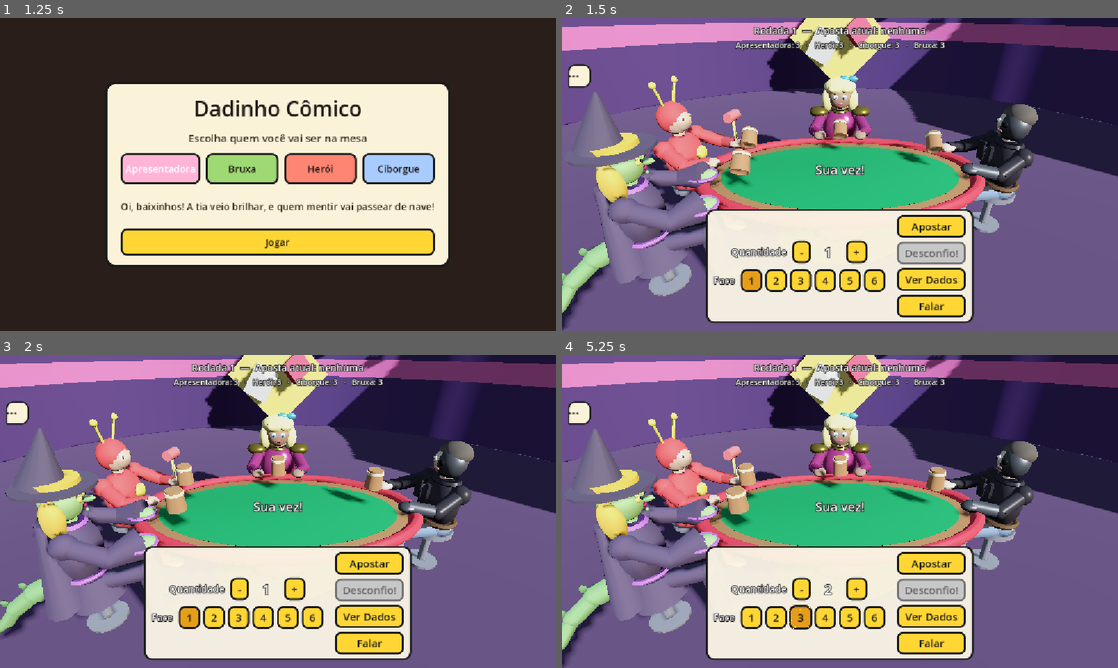
Above: before the commit, frames 1-4 (two rows, left to right).
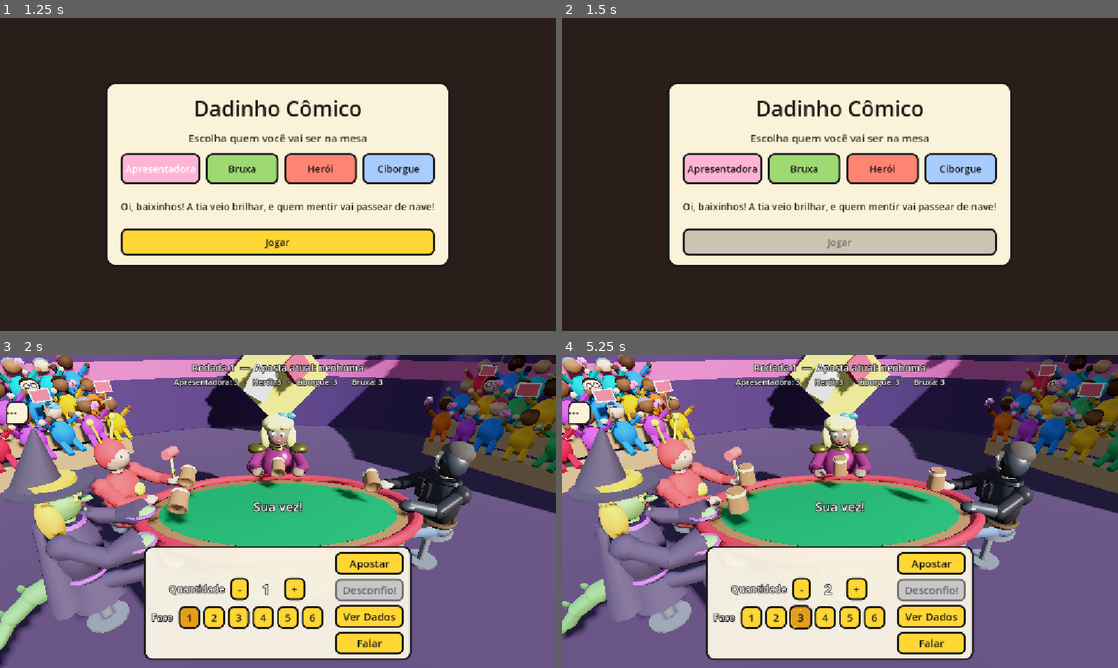
Above: after the commit, the same moments.

Repository: thiegoabcsampaio/DadinhoComico
Game: Godot game, scene res://Scenes/Menu.tscn
Two runs of this game, one before a commit and one after it. Both use one fixed random seed, a clock stepped at 60 frames per second and the inputs below.
Inputs:
- Up to frame 1 (1.25 s): click "Apresentadora" at 0.5 s
- Up to frame 2 (1.5 s): click "Jogar" at 1.25 s
- Up to frame 3 (2 s): no input
- Up to frame 4 (5.25 s): click "-" at 2 s; click "+" at 2.75 s; click "1" at 3.5 s; click "2" at 4.25 s; click "3" at 5 s

Frame 1 is identical in both runs. In frame 2, 94% of the frame differs, in the area x 0-100%, y 0-100%; in frame 3, 16%; in frame 4, 15%.

Commit message:
feat: etapa 7 (Opus) - plateia viva, reacoes e trilha do menu
- Scripts/PlateiaController.gd + Scenes/Plateia.tscn: duas arquibancadas
  ladeando a mesa com 42 espectadores clonados de um unico .glb. A
  diversidade e por codigo: tom de pele (7 tons), roupa, cabelo, acessorio
  (plaquinha, frufru, oculos, bone ou nenhum), escala e giro leve, cada um
  com o material duplicado por instancia
- Animacoes em loop com fase e velocidade proprias, para a plateia nunca
  bater palma em bloco
- Reacoes ligadas ao GameManager: murmurio na aposta, silencio no
  Desconfio, aplauso na revelacao, festa no castigo e no fim de jogo
- Menu toca Tema_Menu.wav em loop (volume abaixo dos SFX) e faz fade ao
  entrar na partida
- tools/Screenshot: modo "fps" (sem vsync) para medir o custo da cena
- Medido: 111 FPS medios a 1280x720 e a 1600x900 (Intel UHD, GL
  Compatibility); a queda so aparece no carregamento inicial
- Etapa 7 marcada como concluida no blueprint; plateia documentada no bible

Co-Authored-By: Claude Opus 5 <noreply@anthropic.com>
Claude-Session: https://claude.ai/code/session_01KrJF875Dizs3zvuj1SFffF

Diff:
--- a/Scenes/Main.tscn
+++ b/Scenes/Main.tscn
@@ -20,6 +20,7 @@
 [ext_resource type="Script" path="res://Scripts/PunishmentSystem.gd" id="10_castigos"]
 [ext_resource type="Script" path="res://Scripts/EfeitoTela.gd" id="11_efeitos"]
 [ext_resource type="PackedScene" path="res://Assets/Models/Estudio.glb" id="12_estudio"]
+[ext_resource type="PackedScene" path="res://Scenes/Plateia.tscn" id="13_plateia"]
 
 [sub_resource type="ProceduralSkyMaterial" id="SkyMaterial_studio"]
 
@@ -65,6 +66,8 @@
 
 [node name="Estudio" parent="." instance=ExtResource("12_estudio")]
 
+[node name="Plateia" parent="." instance=ExtResource("13_plateia")]
+
 [node name="Mesa" parent="." instance=ExtResource("4_mesa")]
 
 [node name="Assentos" type="Node3D" parent="."]
--- /dev/null
+++ b/Scenes/Plateia.tscn
@@ -0,0 +1,10 @@
+[gd_scene load_steps=2 format=3]
+
+; Plateia do auditório (Etapa 7). PlateiaController monta as arquibancadas
+; e os espectadores por código: a diversidade (pele, roupa, cabelo,
+; acessório e fase da animação) é sorteada por instância.
+
+[ext_resource type="Script" path="res://Scripts/PlateiaController.gd" id="1_plateia"]
+
+[node name="Plateia" type="Node3D"]
+script = ExtResource("1_plateia")
--- a/Scripts/Main.gd
+++ b/Scripts/Main.gd
@@ -41,6 +41,7 @@
 @onready var mesa: MesaController = $Mesa
 @onready var castigos: PunishmentSystem = $Castigos
 @onready var efeitos: EfeitoTela = $Efeitos
+@onready var plateia: PlateiaController = $Plateia
 @onready var ambiente: WorldEnvironment = $WorldEnvironment
 ## Onde o balão do narrador (revelação) se prende: o centro da mesa.
 @onready var marcador_narrador: Marker3D = $MarcadorNarrador
@@ -76,6 +77,7 @@
 	jogo.iniciar_jogo(ids, DiceSystem.DADOS_INICIAIS, semente, nomes)
 
 	efeitos.configurar(camera, ambiente.environment)
+	plateia.acompanhar(jogo)
 
 	var ancoras := {}
 	for id in ids:
--- a/Scripts/Menu.gd
+++ b/Scripts/Menu.gd
@@ -7,6 +7,12 @@
 ## (cartões, retrato, animação); a estrutura e os textos já estão aqui.
 
 const CENA_JOGO := "res://Scenes/Main.tscn"
+## Trilha do menu (Assets/Audio/Music). O loop está ligado no import.
+const TEMA := preload("res://Assets/Audio/Music/Tema_Menu.wav")
+## Volume da trilha; abaixo dos SFX, para não brigar com os cliques.
+const VOLUME_TEMA := -12.0
+## Tempo para a música sumir ao entrar na partida.
+const FADE := 0.5
 ## Ordem de exibição; as chaves são nós em Scenes/NPCs/ e Main.PERFIS.
 const PERSONAGENS := ["Apresentadora", "Bruxa", "Heroi", "Ciborgue"]
 ## Cor do cartão de cada personagem (as mesmas do log em Main.CORES).
@@ -18,6 +24,7 @@
 }
 
 var _escolhido := ""
+var _musica: AudioStreamPlayer
 
 @onready var _titulo: Label = %Titulo
 @onready var _subtitulo: Label = %Subtitulo
@@ -42,6 +49,12 @@
 		_lista.add_child(botao)
 	_estilizar(_botao_jogar, Color(1.0, 0.84, 0.2))
 	_botao_jogar.pressed.connect(_jogar)
+
+	_musica = AudioStreamPlayer.new()
+	_musica.stream = TEMA
+	_musica.volume_db = VOLUME_TEMA
+	add_child(_musica)
+	_musica.play()
 
 
 ## Mesmo estilo HQ da HUD: fundo saturado, borda grossa, cantos redondos.
@@ -78,8 +91,12 @@
 	_botao_jogar.disabled = false
 
 
+## A trilha sai devagar antes da mesa aparecer.
 func _jogar() -> void:
 	if _escolhido == "":
 		return
 	Partida.personagem = _escolhido
-	get_tree().change_scene_to_file(CENA_JOGO)
+	_botao_jogar.disabled = true
+	var tween := create_tween()
+	tween.tween_property(_musica, "volume_db", -40.0, FADE)
+	tween.tween_callback(func() -> void: get_tree().change_scene_to_file(CENA_JOGO))
--- /dev/null
+++ b/Scripts/PlateiaController.gd
@@ -0,0 +1,199 @@
+class_name PlateiaController
+extends Node3D
+## Plateia de auditório anos 90 (Etapa 7).
+##
+## Monta duas arquibancadas fora da mesa e as povoa com espectadores
+## clonados de um único .glb. A diversidade é feita por código, não por
+## malha: cada espectador sorteia tom de pele, roupa e cabelo (material
+## duplicado por instância), um acessório (ou nenhum) e uma animação em
+## loop com a fase deslocada, para ninguém bater palma junto.
+##
+## Depois reage ao jogo: murmura nas apostas, cala no Desconfio, aplaude
+## na revelação e faz festa no castigo e no fim de jogo.
+
+const CENA_ARQUIBANCADA := preload("res://Assets/Models/Arquibancada.glb")
+const CENA_ESPECTADOR := preload("res://Assets/Models/Espectador.glb")
+
+## Nomes dos materiais do .glb que podem ser recoloridos por instância.
+const MAT_PELE := "Esp_Pele"
+const MAT_ROUPA := "Esp_Roupa"
+const MAT_CABELO := "Esp_Cabelo"
+
+## Acessórios (nós dentro do Skeleton3D) e a animação que combina com cada um.
+const ACESSORIOS := {
+	"Acc_Plaquinha": "LevantarPlaquinha",
+	"Acc_Frufru": "AgitarFrufru",
+	"Acc_Oculos": "",
+	"Acc_Bone": "",
+}
+
+## Tons de pele, do mais claro ao mais escuro. A plateia é diversa.
+const PELES: Array[Color] = [
+	Color(0.96, 0.80, 0.68), Color(0.90, 0.72, 0.58), Color(0.80, 0.60, 0.45),
+	Color(0.66, 0.46, 0.32), Color(0.52, 0.34, 0.22), Color(0.36, 0.23, 0.15),
+	Color(0.28, 0.17, 0.11),
+]
+## Cores de roupa saturadas, no tom do programa de auditório.
+const ROUPAS: Array[Color] = [
+	Color(0.90, 0.20, 0.30), Color(0.20, 0.55, 0.90), Color(0.95, 0.70, 0.15),
+	Color(0.25, 0.70, 0.40), Color(0.75, 0.30, 0.80), Color(0.95, 0.45, 0.15),
+	Color(0.15, 0.75, 0.75), Color(0.95, 0.35, 0.60),
+]
+const CABELOS: Array[Color] = [
+	Color(0.08, 0.06, 0.05), Color(0.20, 0.12, 0.06), Color(0.42, 0.26, 0.12),
+	Color(0.72, 0.55, 0.25), Color(0.85, 0.75, 0.45), Color(0.55, 0.55, 0.58),
+	Color(0.85, 0.25, 0.35),
+]
+
+## Onde ficam as duas arquibancadas (a rotação é calculada para a mesa).
+@export var posicoes_arquibancada: Array[Vector3] = [
+	Vector3(-4.2, 0.0, -2.6),
+	Vector3(4.2, 0.0, -2.6),
+]
+## Lugares por degrau e degraus por arquibancada (o modelo tem 3 degraus).
+@export var lugares_por_degrau := 7
+@export var degraus := 3
+## Largura útil do degrau e recuo/altura entre degraus (do Arquibancada.glb).
+@export var largura_degrau := 3.0
+@export var recuo_degrau := 0.55
+@export var altura_degrau := 0.34
+## Altura do primeiro assento.
+@export var altura_inicial := 0.32
+## 0 = aleatório; outro valor repete a mesma plateia.
+@export var semente: int = 0
+
+## Todos os espectadores criados (AnimationPlayer + acessório de cada um).
+var _espectadores: Array[Dictionary] = []
+var _rng := RandomNumberGenerator.new()
+
+
+func _ready() -> void:
+	if semente != 0:
+		_rng.seed = semente
+	else:
+		_rng.randomize()
+	_montar()
+
+
+## Liga a plateia aos sinais da partida. Chamado por Main.
+func acompanhar(jogo: GameManager) -> void:
+	jogo.aposta_feita.connect(func(_aposta: BetValidator.Aposta) -> void: _murmurar())
+	jogo.dudo_declarado.connect(func(_a: int, _b: int) -> void: _silenciar())
+	jogo.dudo_resolvido.connect(func(_r: BetValidator.ResultadoDudo) -> void: _aplaudir())
+	jogo.jogador_eliminado.connect(func(_id: int) -> void: _festejar())
+	jogo.jogo_terminou.connect(func(_v: int) -> void: _festejar())
+
+
+# ------------------------------------------------------------------ Montagem
+
+func _montar() -> void:
+	var centro := Vector3.ZERO
+	for posicao in posicoes_arquibancada:
+		var arquibancada: Node3D = CENA_ARQUIBANCADA.instantiate()
+		add_child(arquibancada)
+		arquibancada.position = posicao
+		# -Z aponta para a mesa, então os degraus sobem afastando-se dela.
+		arquibancada.look_at(centro, Vector3.UP)
+		_povoar(arquibancada, centro)
+
+
+## Preenche os degraus de uma arquibancada com espectadores sorteados.
+func _povoar(arquibancada: Node3D, centro: Vector3) -> void:
+	for degrau in degraus:
+		for lugar in lugares_por_degrau:
+			var espectador: Node3D = CENA_ESPECTADOR.instantiate()
+			arquibancada.add_child(espectador)
+			var passo := largura_degrau / float(maxi(1, lugares_por_degrau - 1))
+			var x := -largura_degrau * 0.5 + passo * lugar
+			espectador.position = Vector3(
+				x + _rng.randf_range(-0.04, 0.04),
+				altura_inicial + altura_degrau * degrau,
+				recuo_degrau * degrau)
+			# O modelo olha para +Z; look_at aponta -Z, daí a meia-volta.
+			espectador.look_at(centro, Vector3.UP)
+			espectador.rotate_y(PI)
+			espectador.rotate_y(_rng.randf_range(-0.25, 0.25))
+			espectador.scale = Vector3.ONE * _rng.randf_range(0.92, 1.08)
+			_vestir(espectador)
+
+
+## Cor de pele, roupa e cabelo por instância, mais um acessório (ou nenhum).
+func _vestir(espectador: Node3D) -> void:
+	var corpo := espectador.find_child("Espectador", true, false) as MeshInstance3D
+	if corpo != null:
+		var cores := {
+			MAT_PELE: PELES[_rng.randi() % PELES.size()],
+			MAT_ROUPA: ROUPAS[_rng.randi() % ROUPAS.size()],
+			MAT_CABELO: CABELOS[_rng.randi() % CABELOS.size()],
+		}
+		for i in corpo.mesh.get_surface_count():
+			var original := corpo.get_active_material(i)
+			if original == null:
+				continue
+			for nome in cores:
+				if not original.resource_name.begins_with(nome):
+					continue
+				var proprio := original.duplicate() as StandardMaterial3D
+				proprio.albedo_color = cores[nome]
+				corpo.set_surface_override_material(i, proprio)
+				break
+
+	# Um acessório por espectador, ou nenhum (a plateia não é uniforme).
+	var nomes := ACESSORIOS.keys()
+	var escolhido: String = nomes[_rng.randi() % nomes.size()] if _rng.randf() < 0.75 else ""
+	for nome in nomes:
+		var acessorio := espectador.find_child(nome, true, false) as MeshInstance3D
+		if acessorio != null:
+			acessorio.visible = nome == escolhido
+
+	var player := espectador.find_child("AnimationPlayer", true, false) as AnimationPlayer
+	if player == null:
+		return
+	for nome in player.get_animation_list():
+		player.get_animation(nome).loop_mode = Animation.LOOP_LINEAR
+	_espectadores.append({
+		"player": player,
+		# Animação de festa que combina com o acessório deste espectador.
+		"festa": ACESSORIOS.get(escolhido, ""),
+	})
+	_tocar(_espectadores[-1], "Idle")
+
+
+## Toca uma animação em ponto aleatório, para a plateia não ficar em bloco.
+func _tocar(espectador: Dictionary, nome: String) -> void:
+	var player: AnimationPlayer = espectador["player"]
+	if not player.has_animation(nome):
+		nome = "Idle"
+	player.play(nome, 0.3)
+	player.seek(_rng.randf() * player.get_animation(nome).length, true)
+	player.speed_scale = _rng.randf_range(0.85, 1.15)
+
+
+# ------------------------------------------------------------------ Reações
+
+## Aposta: só uma parte da plateia se manifesta, como um murmúrio.
+func _murmurar() -> void:
+	for espectador in _espectadores:
+		if _rng.randf() < 0.25:
+			_tocar(espectador, "Aplaudir")
+		elif _rng.randf() < 0.3:
+			_tocar(espectador, "Idle")
+
+
+## Desconfio: todo mundo para para ver no que dá.
+func _silenciar() -> void:
+	for espectador in _espectadores:
+		_tocar(espectador, "Idle")
+
+
+func _aplaudir() -> void:
+	for espectador in _espectadores:
+		_tocar(espectador, "Aplaudir")
+
+
+## Castigo e fim de jogo: quem tem plaquinha levanta, quem tem frufru agita,
+## o resto aplaude.
+func _festejar() -> void:
+	for espectador in _espectadores:
+		var festa: String = espectador["festa"]
+		_tocar(espectador, festa if festa != "" else "Aplaudir")
--- a/tools/Screenshot.gd
+++ b/tools/Screenshot.gd
@@ -80,6 +80,20 @@
 			if modo == "rosto_olhar":
 				for id in main._controladores:
 					main._controladores[id].olhar_para(main.camera, 6.0)
+		"fps":
+			# Custo real da cena: sem sincronia vertical, mede o pior quadro.
+			DisplayServer.window_set_vsync_mode(DisplayServer.VSYNC_DISABLED)
+			var amostras: Array[float] = []
+			for i in maxi(60, frames):
+				await get_tree().process_frame
+				if i > 90:
+					amostras.append(Engine.get_frames_per_second())
+			var soma := 0.0
+			var minimo := 9999.0
+			for v in amostras:
+				soma += v
+				minimo = minf(minimo, v)
+			print("FPS medio=%.0f  minimo=%.0f  amostras=%d" % [soma / maxf(1.0, amostras.size()), minimo, amostras.size()])
 		"assentos":
 			# Quem sentou em cada assento, para conferir o sorteio.
 			for id in main._controladores:
Not shown, changed: Assets/Audio/Music/Tema_Menu.wav.import
Not shown: 1 places in Scenes/Main.tscn that only renumber resources
Not shown, added: Scripts/PlateiaController.gd.uid
Not shown, changed: docs/blueprint.md
Not shown, changed: docs/game_bible.md
Not shown, changed: docs/project_structure.md
